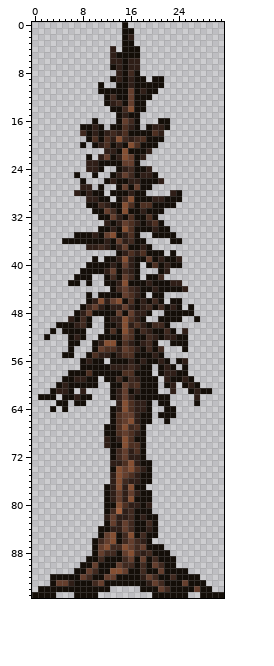
One commit to this sprite sheet: content/Entities/Nature/Pine/tree.pine.00.png. That is the earlier state.
The file is 32x96 pixels.
After:
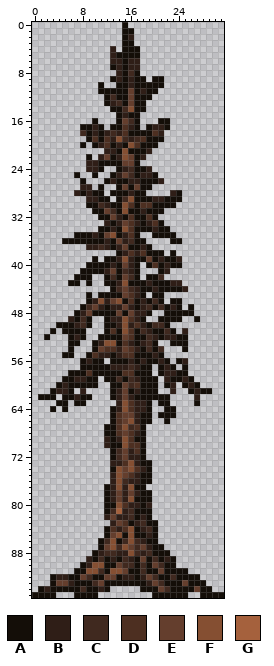
Palette (. is transparent): A #140e08  B #2f1e17  C #40291f  D #4d2f21  E #643e2d  F #854f32  G #a5613d
Change:
@@ x 0..31 @@
 81 ............ACGBCAAA............
-82 ............BEBBCABAA...........
-83 ............AEBECAACA...........
-84 ...........AABBECAABA...........
-85 ...........AEFACFACAA...........
-86 ..........ACEFACECBA............
-87 ..........AEFCCFECEAAA..........
-88 ..........AECCAEFCBCAAA.........
-89 .........AACAAACEAEACAAA........
-90 ........AAEAAAECCACAECAA........
-91 .......AAECAAFFEAACAAEAAAA......
-92 ...AAAAAECAAEEAAAABECAACAAAA....
+82 ............BEBBCABA............
+83 .............BEDABCAA...........
+84 ............ADBDFABCA...........
+85 ............AEFAFAABA...........
+86 ...........ACFACFCBAA...........
+87 ...........AEFCFECEBAA..........
+88 ..........ABCCBBFCBCAAA.........
+89 .........BACABACBAEACABA........
+90 ........ABFFAAECCACAECAA........
+91 .......AAFFCAFFEAACAAEAAAA......
+92 ...ABBAAECAAEEABBABECAACAAAA....
 93 ...AEEBAAACEAAAAAAABECAAAEAAA...
-94 .AAAAAAAAAAAA.....AAAECAAAAEAA..
+94 .ABAAAAACAABA.....AAAECAAAAEAA..
 95 AAAA...AAAA.........AAAAAA..AAAA
